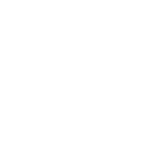
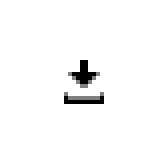
Comparing the layer stacks of the two 168 x 168 images. Changes:
showed "donwload" over <box>64,60,104,104</box>
hid "zoom_out" over <box>84,72,100,76</box>
hid "lupa" over <box>64,60,104,104</box>
